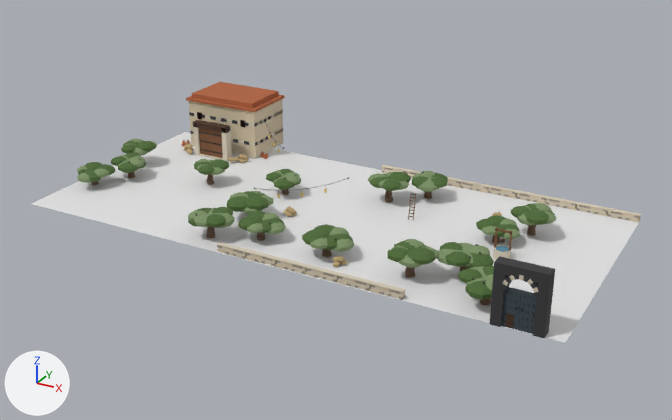
One commit to the Blender file assets/blender/arenas/warehouse.blend: the scene before it, then after it.
Before and after are seen from a camera (50 mm lens) standing at (117.0, -198.4, 99.1) and looking at (7.8, 0.1, -0.2). Every picture has the same lights, and +X, +Y and +Z are marked at lower left. The picture after the commit comes second.

In view in the first picture: 'Bounds', 'gate_rival.000', 'olive_tree_a.026', 'olive_tree_a.035', 'olive_tree_a.038', 'olive_tree_a.041', 'olive_tree_b.027', 'olive_tree_b.036', 'olive_tree_b.039', 'olive_tree_c.028', 'olive_tree_c.031', 'olive_tree_c.037', 'olive_tree_c.040', 'sack_pile.005', 'warehouse_block.002', 'warehouse_door.001' and 25 more.
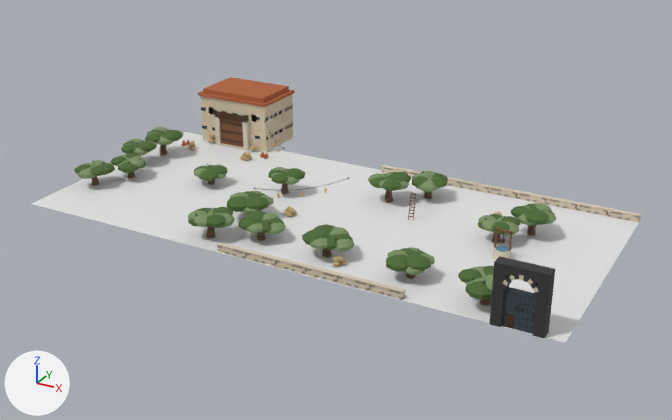
Commit message: S1-S04: move the warehouse gate wall off the road

Pixel boxes [x1, y1, x2, y2] of what changed, in the pictures (672 x 420 px):
'warehouse_block.002', moved
    before: [186, 82, 285, 159]
    after: [198, 77, 295, 153]
'warehouse_door.001', moved
    before: [187, 120, 239, 162]
    after: [208, 111, 259, 151]
'olive_tree_a.041', moved, turned, rescaled
    before: [437, 242, 494, 272]
    after: [478, 214, 520, 243]
'olive_tree_c.040', moved, turned, rescaled
    before: [476, 215, 520, 243]
    after: [386, 247, 435, 279]
'olive_tree_b.039', moved, turned, rescaled
    before: [388, 239, 438, 278]
    after: [268, 167, 305, 195]
'olive_tree_a.038', moved, turned, rescaled
    before: [266, 169, 301, 195]
    after: [74, 160, 115, 186]
'olive_tree_b.036', moved, turned, rescaled
    before: [194, 159, 229, 185]
    after: [145, 127, 183, 155]
'olive_tree_c.037', moved, turned, rescaled
    before: [77, 162, 115, 186]
    after: [194, 164, 227, 185]
'sack_pile.005', moved
    before: [238, 153, 249, 163]
    after: [240, 151, 252, 161]

The change, as a diff of the scene's bpy script:
```diff
--- a/assets/blender/arenas/warehouse.blend.py
+++ b/assets/blender/arenas/warehouse.blend.py
@@ ob_warehouse_door_001 @@
 ob_warehouse_door_001 = bpy.data.objects.new('warehouse_door.001', me_kit_warehouse_door)
-ob_warehouse_door_001.location = (-44.0, 17.0, 0.0)
+ob_warehouse_door_001.location = (-44.0, 28.0, 0.0)
@@ ob_warehouse_block_002 @@
 ob_warehouse_block_002 = bpy.data.objects.new('warehouse_block.002', me_kit_warehouse_block)
-ob_warehouse_block_002.location = (-44.0, 30.0, 0.0)
+ob_warehouse_block_002.location = (-44.0, 36.0, 0.0)
@@ ob_sack_pile_005 @@
 ob_sack_pile_005 = bpy.data.objects.new('sack_pile.005', me_kit_sack_pile)
-ob_sack_pile_005.location = (-34.0, 18.0, 0.0)
+ob_sack_pile_005.location = (-34.0, 20.0, 0.0)
 ob_sack_pile_005.rotation_euler = (0.0, 0.0, 0.524)  # degrees (0, 0, 30)
@@ ob_olive_tree_b_036 @@
 ob_olive_tree_b_036 = bpy.data.objects.new('olive_tree_b.036', me_kit_olive_tree_b)
-ob_olive_tree_b_036.location = (-31.8, -0.9, 0.0)
-ob_olive_tree_b_036.rotation_euler = (0.0, 0.0, 4.179)  # degrees (0, 0, 239)
-ob_olive_tree_b_036.scale = (0.608, 0.608, 0.608)
+ob_olive_tree_b_036.location = (-58.5, 11.5, 0.0)
+ob_olive_tree_b_036.rotation_euler = (0.0, 0.0, 3.707)  # degrees (0, 0, 212)
+ob_olive_tree_b_036.scale = (0.708, 0.708, 0.708)
@@ ob_olive_tree_c_037 @@
 ob_olive_tree_c_037 = bpy.data.objects.new('olive_tree_c.037', me_kit_olive_tree_c)
-ob_olive_tree_c_037.location = (-60.2, -17.1, 0.0)
-ob_olive_tree_c_037.rotation_euler = (0.0, 0.0, 6.116)  # degrees (0, 0, 350)
-ob_olive_tree_c_037.scale = (0.647, 0.647, 0.647)
+ob_olive_tree_c_037.location = (-31.8, -0.9, 0.0)
+ob_olive_tree_c_037.rotation_euler = (0.0, 0.0, 4.179)  # degrees (0, 0, 239)
+ob_olive_tree_c_037.scale = (0.608, 0.608, 0.608)
@@ ob_olive_tree_a_038 @@
 ob_olive_tree_a_038 = bpy.data.objects.new('olive_tree_a.038', me_kit_olive_tree_a)
-ob_olive_tree_a_038.location = (-9.7, 3.1, 0.0)
-ob_olive_tree_a_038.rotation_euler = (0.0, 0.0, 4.0)  # degrees (0, 0, 229)
-ob_olive_tree_a_038.scale = (0.621, 0.621, 0.621)
+ob_olive_tree_a_038.location = (-60.2, -17.1, 0.0)
+ob_olive_tree_a_038.rotation_euler = (0.0, 0.0, 6.116)  # degrees (0, 0, 350)
+ob_olive_tree_a_038.scale = (0.647, 0.647, 0.647)
@@ ob_olive_tree_b_039 @@
 ob_olive_tree_b_039 = bpy.data.objects.new('olive_tree_b.039', me_kit_olive_tree_b)
-ob_olive_tree_b_039.location = (41.0, -25.0, 0.0)
-ob_olive_tree_b_039.rotation_euler = (0.0, 0.0, 3.217)  # degrees (0, 0, 184)
-ob_olive_tree_b_039.scale = (0.697, 0.697, 0.697)
+ob_olive_tree_b_039.location = (-9.7, 3.1, 0.0)
+ob_olive_tree_b_039.rotation_euler = (0.0, 0.0, 4.0)  # degrees (0, 0, 229)
+ob_olive_tree_b_039.scale = (0.621, 0.621, 0.621)
@@ ob_olive_tree_c_040 @@
 ob_olive_tree_c_040 = bpy.data.objects.new('olive_tree_c.040', me_kit_olive_tree_c)
-ob_olive_tree_c_040.location = (51.8, 2.0, 0.0)
-ob_olive_tree_c_040.rotation_euler = (0.0, 0.0, 0.972)  # degrees (0, 0, 56)
-ob_olive_tree_c_040.scale = (0.642, 0.642, 0.642)
+ob_olive_tree_c_040.location = (41.0, -25.0, 0.0)
+ob_olive_tree_c_040.rotation_euler = (0.0, 0.0, 3.217)  # degrees (0, 0, 184)
+ob_olive_tree_c_040.scale = (0.697, 0.697, 0.697)
@@ ob_olive_tree_a_041 @@
 ob_olive_tree_a_041 = bpy.data.objects.new('olive_tree_a.041', me_kit_olive_tree_a)
-ob_olive_tree_a_041.location = (51.6, -18.9, 0.0)
-ob_olive_tree_a_041.rotation_euler = (0.0, 0.0, 4.953)  # degrees (0, 0, 284)
-ob_olive_tree_a_041.scale = (0.748, 0.748, 0.748)
+ob_olive_tree_a_041.location = (51.8, 2.0, 0.0)
+ob_olive_tree_a_041.rotation_euler = (0.0, 0.0, 0.972)  # degrees (0, 0, 56)
+ob_olive_tree_a_041.scale = (0.642, 0.642, 0.642)
```
